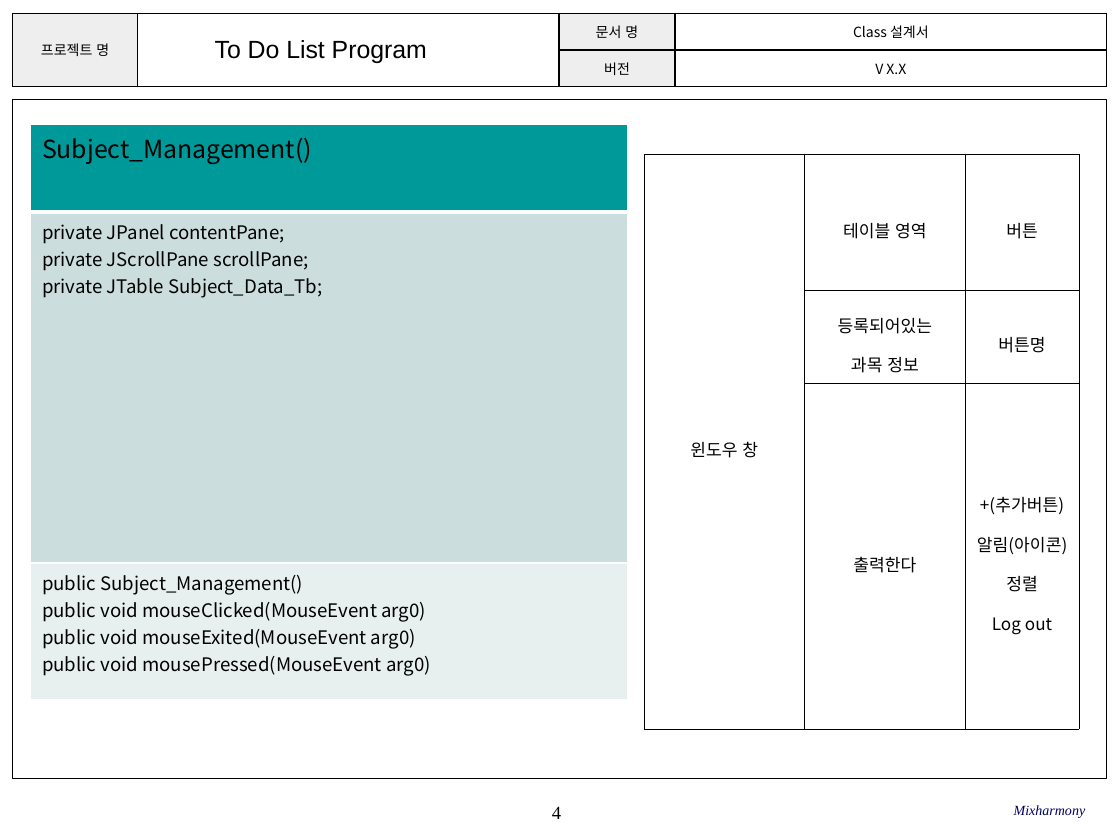
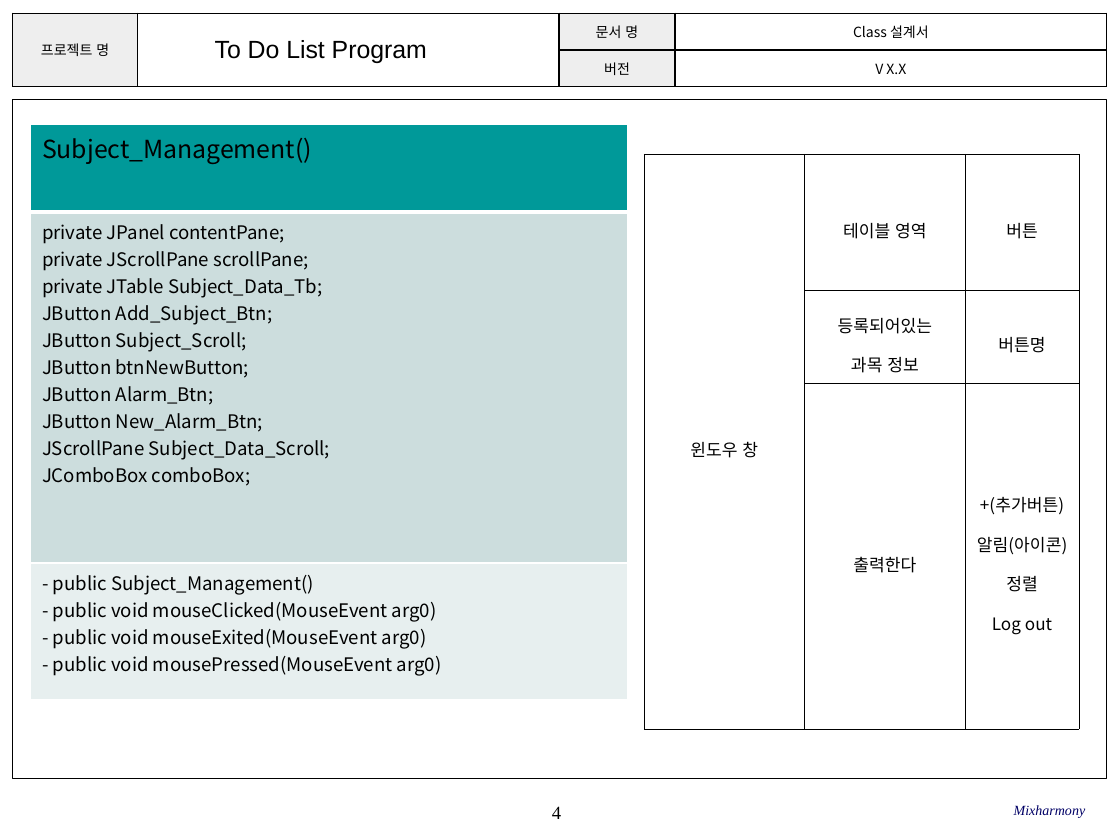
Before and after one commit to SE-admin/SE2017_2_mixharmony, a slide deck: slide 4 of doc/3_ 설계서/Class Design.pptx. Drawn at 1120x840 pixels with LibreOffice and Linux fonts; fonts in the diff are those of the drawing; background and template pictures are left out. Boxes give left, top, right and bottom in pixels: in the first picture for what was removed or moved away, otherwise in the second. Text is boxed around its words. In the diff, an @@ line names an element or a change of style, - is before the commit and + after.

Commit message:
#862 Class Design.pptx (Subject, To do 항목에 대한 클래스 내용 정리)

```diff
--- a/doc/3_ 설계서/Class Design.pptx
+++ b/doc/3_ 설계서/Class Design.pptx
@@ table at <box>31,124,628,688</box> @@
-row 2, column 1: private JPanel contentPane; / private JScrollPane scrollPane; / private JTable Subject_Data_Tb;
+row 2, column 1: private JPanel contentPane; / private JScrollPane scrollPane; / private JTable Subject_Data_Tb; / JButton Add_Subject_Btn; / JButton Subject_Scroll; / JButton btnNewButton; / JButton Alarm_Btn; / JButton New_Alarm_Btn; / JScrollPane Subject_Data_Scroll; / JComboBox comboBox;
-row 3, column 1: public Subject_Management() / public void mouseClicked(MouseEvent arg0) / public void mouseExited(MouseEvent arg0) / public void mousePressed(MouseEvent arg0)
+row 3, column 1: - public Subject_Management() / - public void mouseClicked(MouseEvent arg0) / - public void mouseExited(MouseEvent arg0) / - public void mousePressed(MouseEvent arg0)
```
Also in this commit, not shown: 12 other slides changed, 2 slides removed.
